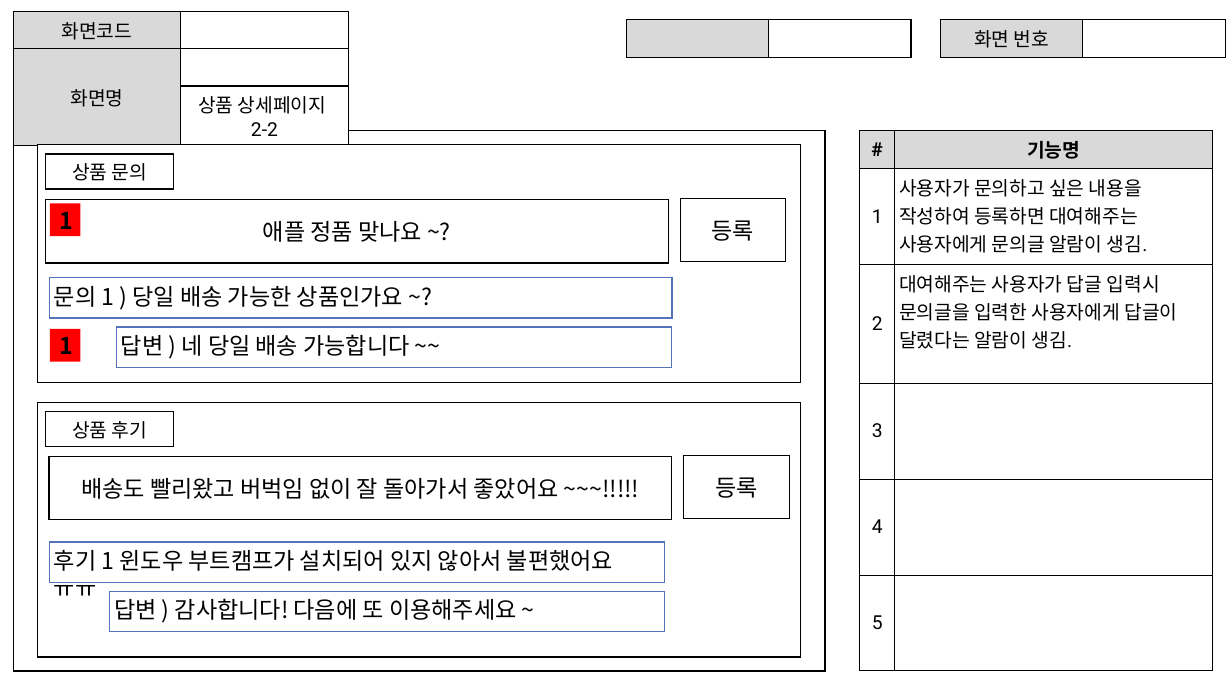
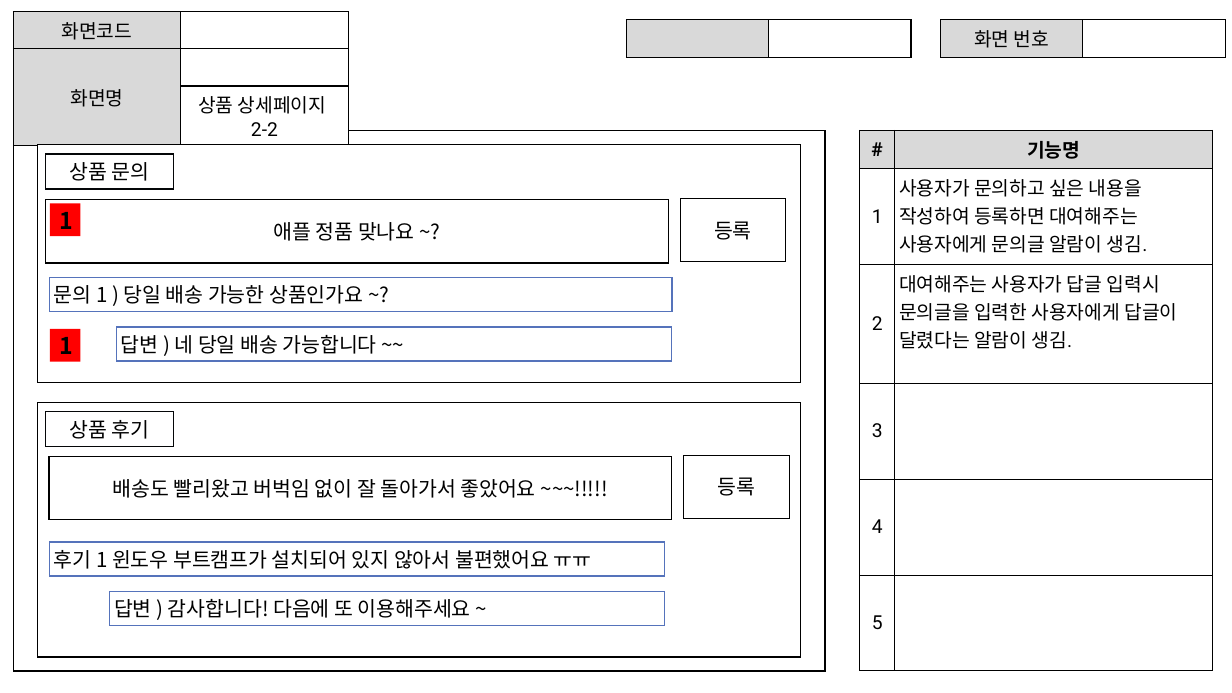
Before and after one commit to ezenteam2/RentalEquip, a slide deck: slide 9 of 0 발표용 파워포인트/project04 - 파워포인트 종합 - 용승.pptx. Drawn at 1232x693 pixels with LibreOffice and Linux fonts; fonts in the diff are those of the drawing. Boxes give left, top, right and bottom in pixels: in the first picture for what was removed or moved away, otherwise in the second. Text is boxed around its words. In the diff, an @@ line names an element or a change of style, - is before the commit and + after.

```diff
--- a/0 발표용 파워포인트/project04 - 파워포인트 종합 - 용승.pptx
+++ b/0 발표용 파워포인트/project04 - 파워포인트 종합 - 용승.pptx
@@ text "상품 문의" at <box>70,162,150,181</box>: size 15 to 16 pt @@
@@ rectangle "문의 1 ) 당일 배송 ...": place and size @@
-rectangle "문의 1 ) 당일 배송 ..." at <box>49,277,672,318</box>
+rectangle "문의 1 ) 당일 배송 ..." at <box>49,277,672,311</box>
@@ rectangle "답변 ) 네 당일 배송 ...": place and size @@
-rectangle "답변 ) 네 당일 배송 ..." at <box>116,327,672,368</box>
+rectangle "답변 ) 네 당일 배송 ..." at <box>116,327,672,361</box>
@@ text "상품 후기" at <box>70,420,150,439</box>: size 15 to 16 pt @@
@@ rectangle "후기 1 윈도우 부트캠프가 설치되어 ...": place and size @@
-rectangle "후기 1 윈도우 부트캠프가 설치되어 ..." at <box>49,542,665,582</box>
+rectangle "후기 1 윈도우 부트캠프가 설치되어 ..." at <box>49,542,665,576</box>
@@ size 18 to 16 pt in 8 elements at <box>274,222,415,241</box>, <box>113,479,535,498</box>, <box>718,477,756,496</box>, <box>714,221,752,240</box>, <box>49,277,672,311</box>, <box>49,542,665,576</box>, <box>116,327,672,361</box>, <box>110,592,665,626</box> @@
@@ rectangle "답변 ) 감사합니다! 다음에 또 ...": place and size @@
-rectangle "답변 ) 감사합니다! 다음에 또 ..." at <box>110,592,665,632</box>
+rectangle "답변 ) 감사합니다! 다음에 또 ..." at <box>110,592,665,626</box>
```
Also in this commit, not shown: 10 other slides changed.
